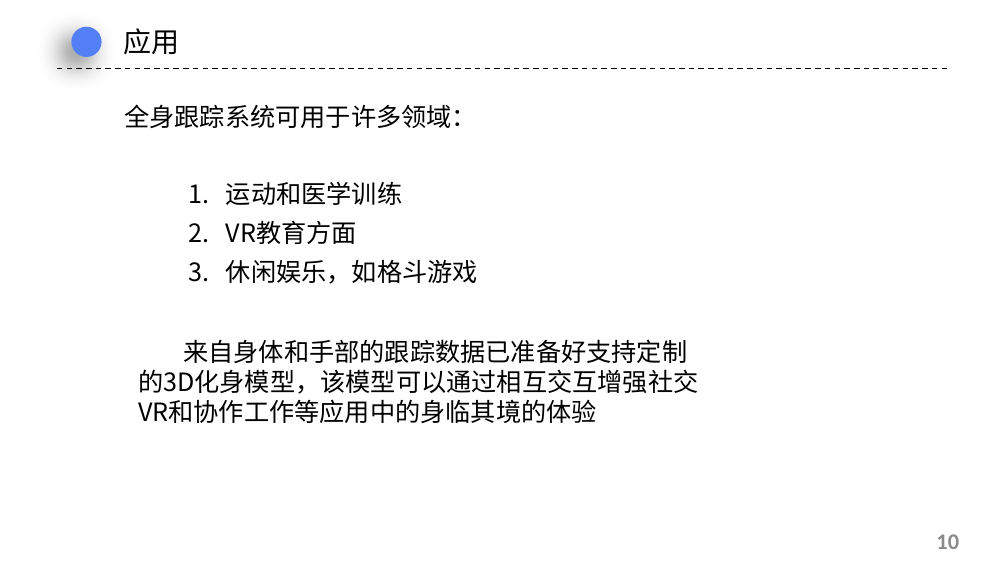
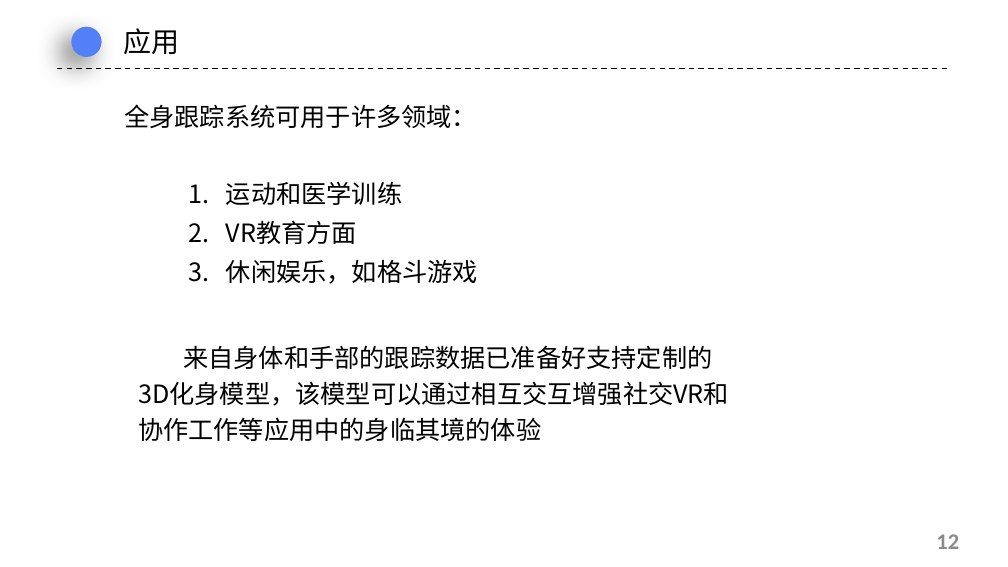
Before and after one commit to urnotmuqi/graphics2019, a slide deck: slide 12 of 21951468张雨薇/读书报告/仅用深度摄像头改善身体和手部追踪.pptx (slide 10 before the commit). Drawn at 1008x567 pixels with LibreOffice and Linux fonts; fonts in the diff are those of the drawing; background and template pictures are left out. Boxes give left, top, right and bottom in pixels: in the first picture for what was removed or moved away, otherwise in the second. Text is boxed around its words. In the diff, an @@ line names an element or a change of style, - is before the commit and + after.

```diff
--- a/21951468张雨薇/读书报告/仅用深度摄像头改善身体和手部追踪.pptx
+++ b/21951468张雨薇/读书报告/仅用深度摄像头改善身体和手部追踪.pptx
@@ text "来自身体和手部的跟踪数据已准备好支持定制的3D化身模型，该模型可以通过相互交互增强社交VR和协作工作等应用中的身临其境的 ..." at (x1=138, y1=345, x2=729, y2=406): line spacing 1 to 1.2 @@
@@ page number at (x1=936, y1=534, x2=959, y2=549): text changed @@
-10
+12
```
Also in this commit, not shown: 9 other slides changed, 3 slides added, 1 slide removed.
